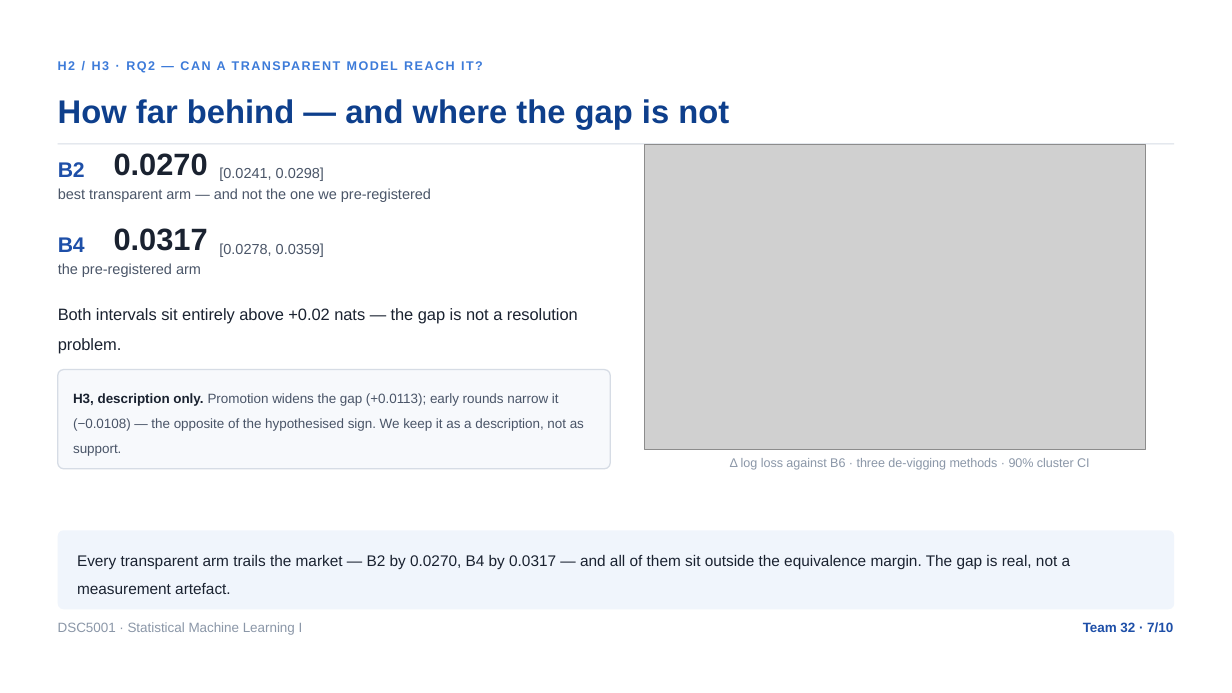
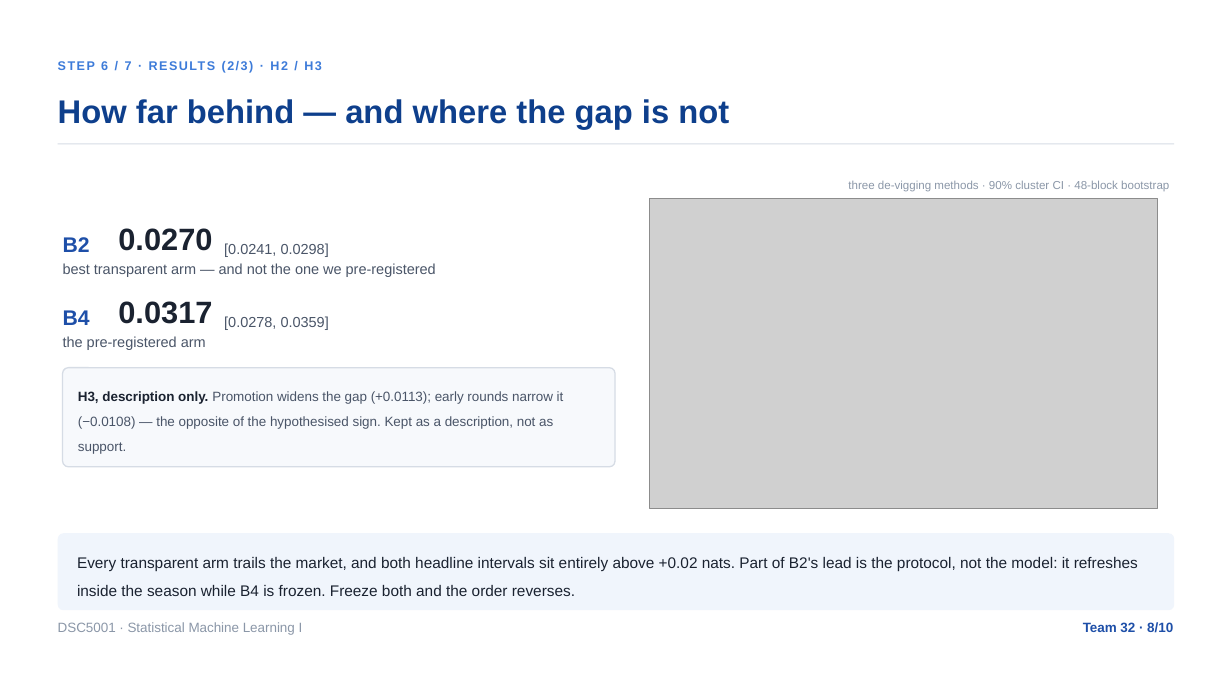
Before and after one commit to XHH-Coco/Football-Calibration, a slide deck: slide 8 of products/slides/Market-Audit/Market-Audit.pptx (slide 7 before the commit). Drawn at 1232x693 pixels with LibreOffice and Linux fonts; fonts in the diff are those of the drawing; grey boxes stand for pictures. Boxes give left, top, right and bottom in pixels: in the first picture for what was removed or moved away, otherwise in the second. Text is boxed around its words. In the diff, an @@ line names an element or a change of style, - is before the commit and + after.

```diff
--- a/products/slides/Market-Audit/Market-Audit.pptx
+++ b/products/slides/Market-Audit/Market-Audit.pptx
@@ text at <box>101,60,248,73</box>: text changed @@
-H2 / H3 · RQ2 — CAN A TRANSPARENT MODEL REACH IT?
+STEP 6 / 7 · RESULTS (2/3) · H2 / H3
@@ picture: place and size @@
-picture at <box>645,144,1146,449</box>
+picture at <box>650,199,1158,508</box>
@@ text at <box>848,180,1169,191</box>: text changed; size 9.8 to 9 pt @@
-Δ log loss against B6 · three de-vigging methods · 90% cluster CI
+three de-vigging methods · 90% cluster CI · 48-block bootstrap
@@ 8 texts: place and size @@
-8 texts at <box>58,153,431,277</box>
+8 texts at <box>63,228,436,350</box>
@@ text removed at <box>58,308,578,353</box> @@
-Both intervals sit entirely above +0.02 nats — the gap is not a resolution problem.
@@ rounded rectangle: place and size @@
-rounded rectangle at <box>57,370,610,469</box>
+rounded rectangle at <box>63,368,616,467</box>
@@ text at <box>78,391,564,454</box>: text changed @@
-H3, description only. Promotion widens the gap (+0.0113); early rounds narrow it (−0.0108) — the opposite of the hypothesised sign. We keep it as a description, not as support.
+H3, description only. Promotion widens the gap (+0.0113); early rounds narrow it (−0.0108) — the opposite of the hypothesised sign. Kept as a description, not as support.
@@ rounded rectangle at <box>57,533,1174,610</box>: proportions changed @@
@@ text at <box>77,557,1138,596</box>: text changed @@
-Every transparent arm trails the market — B2 by 0.0270, B4 by 0.0317 — and all of them sit outside the equivalence margin. The gap is real, not a measurement artefact.
+Every transparent arm trails the market, and both headline intervals sit entirely above +0.02 nats. Part of B2's lead is the protocol, not the model: it refreshes inside the season while B4 is frozen. Freeze both and the order reverses.
@@ text at <box>1083,622,1173,633</box>: text changed @@
-Team 32 · 7/10
+Team 32 · 8/10
```
Also in this commit, not shown: 7 other slides changed, 1 slide added, 1 slide removed, 48 other files.
